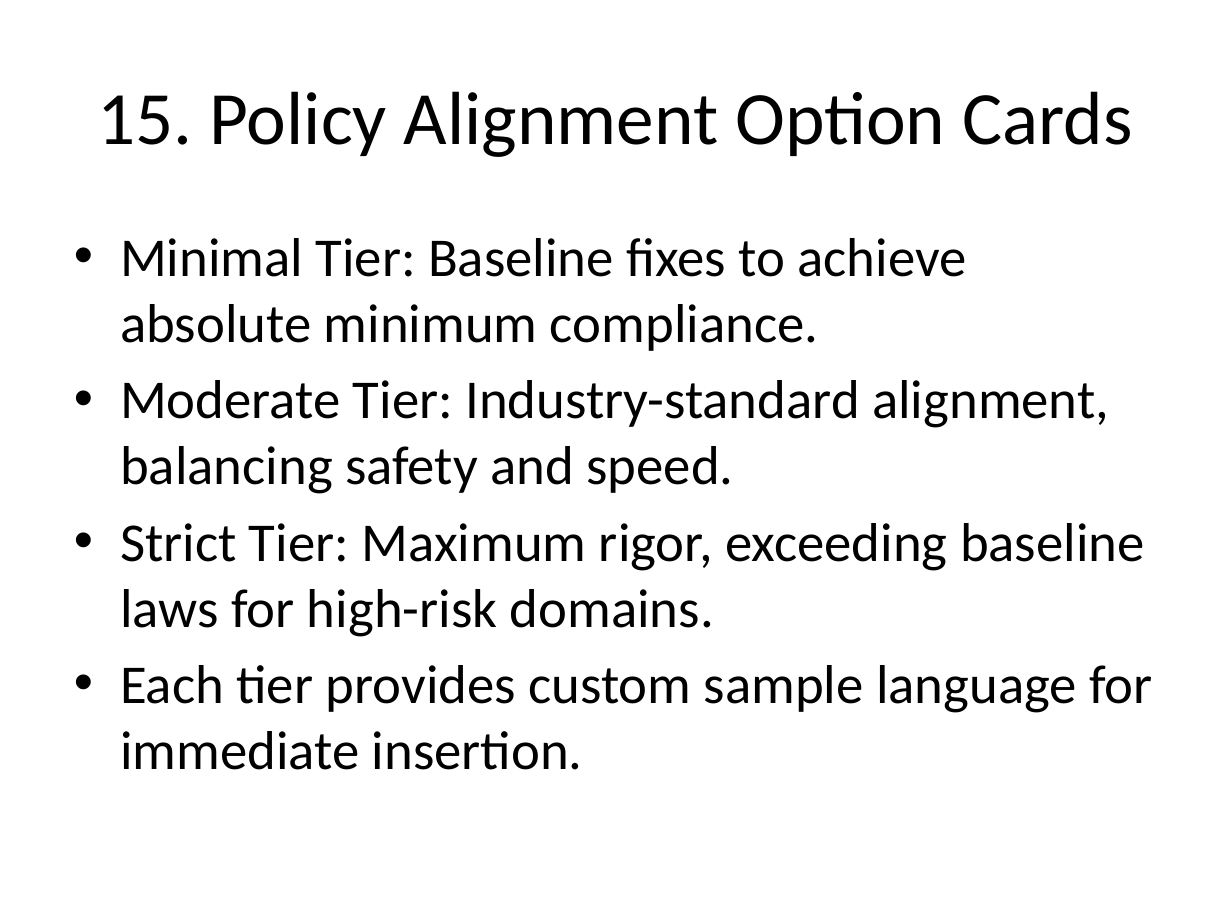
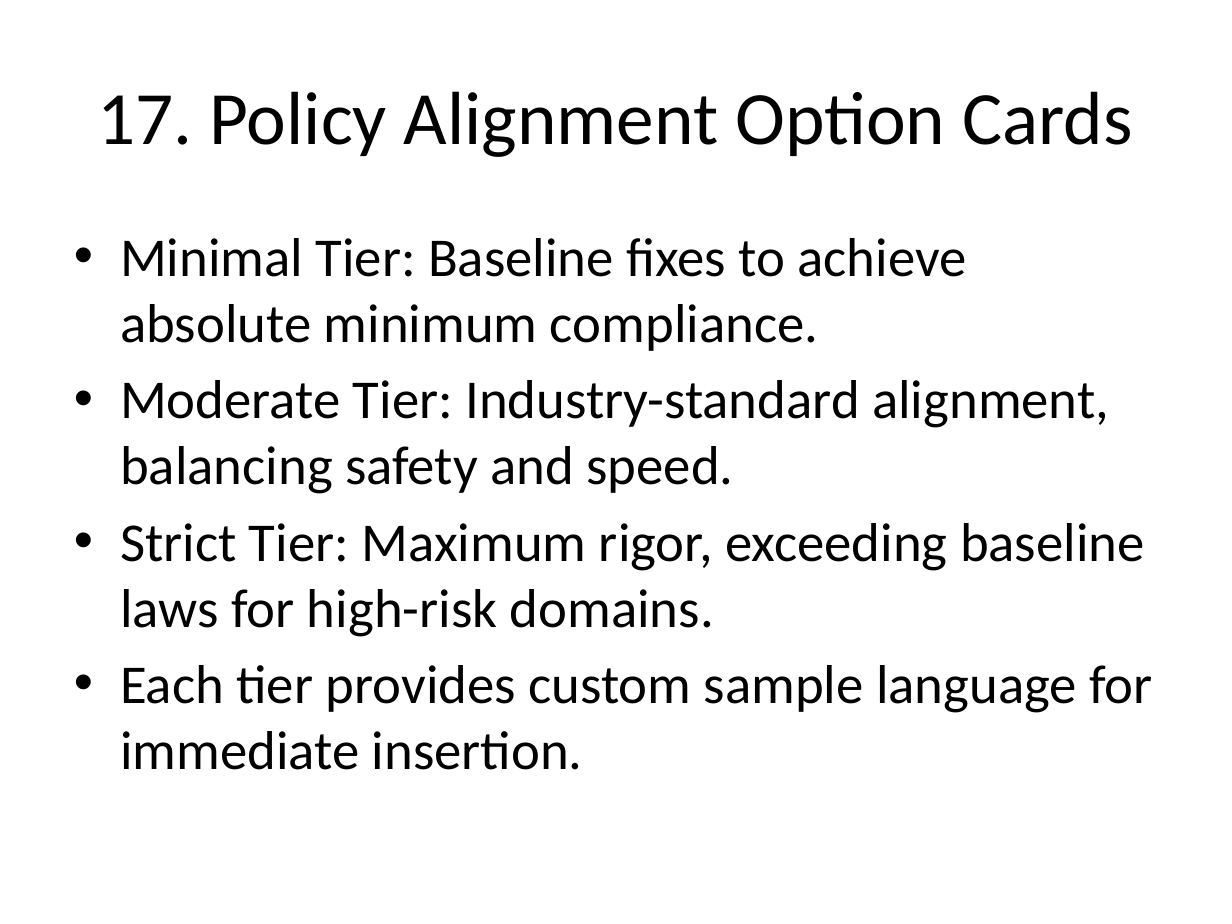
Before and after one commit to avika124/ai-governance-copilot, a slide deck: slide 18 of AI_Governance_Copilot_Presentation.pptx (slide 16 before the commit). Drawn at 1232x924 pixels with LibreOffice and Linux fonts; fonts in the diff are those of the drawing. Boxes give left, top, right and bottom in pixels: in the first picture for what was removed or moved away, otherwise in the second. Text is boxed around its words. In the diff, an @@ line names an element or a change of style, - is before the commit and + after.

```diff
--- a/AI_Governance_Copilot_Presentation.pptx
+++ b/AI_Governance_Copilot_Presentation.pptx
@@ title at <box>97,91,1132,157</box>: text changed @@
-15. Policy Alignment Option Cards
+17. Policy Alignment Option Cards
```
Also in this commit, not shown: 15 other slides changed, 3 slides added, 1 other file.
